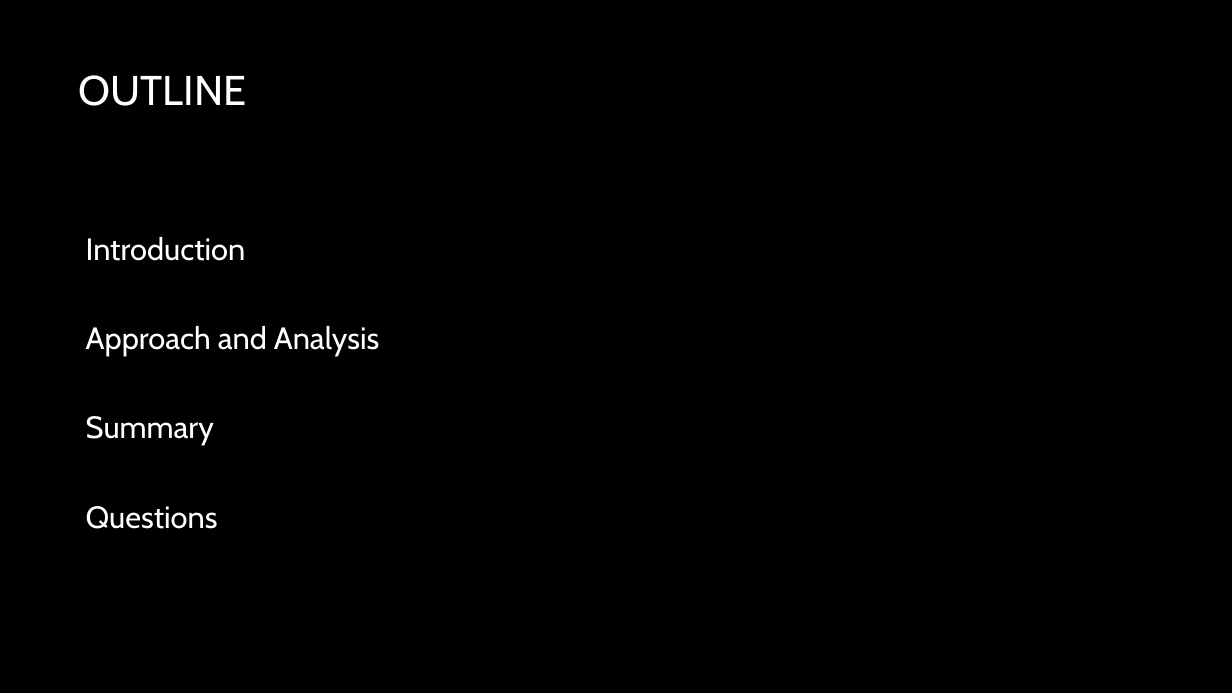
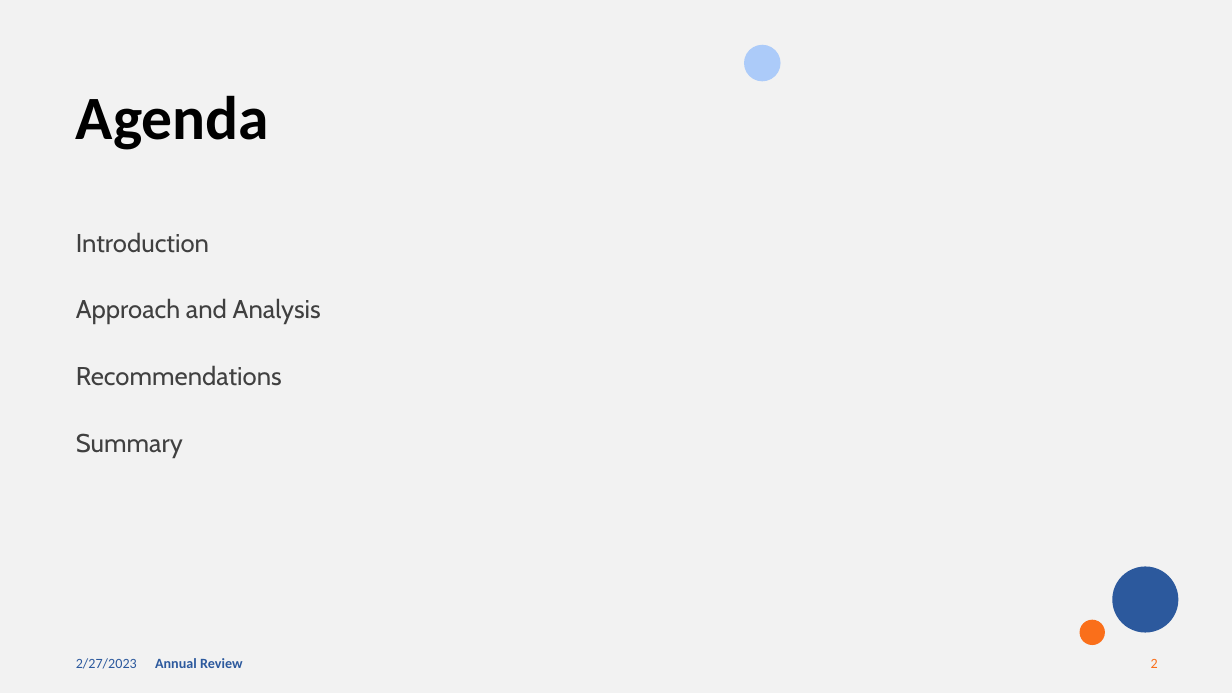
Before and after one commit to zhangjunzhe8868/Kaggle-FraudDetection, a slide deck: slide 2 of reports/Data Challenge – Fraud detection.pptx. Drawn at 1232x693 pixels with LibreOffice and Linux fonts; fonts in the diff are those of the drawing; background and template pictures are left out. Boxes give left, top, right and bottom in pixels: in the first picture for what was removed or moved away, otherwise in the second. Text is boxed around its words. In the diff, an @@ line names an element or a change of style, - is before the commit and + after.

```diff
--- a/reports/Data Challenge – Fraud detection.pptx
+++ b/reports/Data Challenge – Fraud detection.pptx
@@ background picture (left out) to #F2F2F2 @@
@@ ellipse added at [744, 44, 781, 81], fill #ACCBF9 @@
@@ title removed at [79, 75, 247, 106] @@
-OUTLINE
@@ title added at [76, 95, 269, 150], 48 pt, text #000000, bold @@
+Agenda
@@ text "Introduction": place and size @@
-text "Introduction" at [86, 237, 379, 529]
+text "Introduction" at [76, 232, 321, 458]
@@ text "Introduction" at [76, 232, 321, 458]: vertical alignment middle to top @@
@@ text at [76, 232, 321, 458]: size 24 to 20 pt, text colour #FFFFFF to #404040 in "Introduction", "Approach and Analysis", "Summary"; line spacing 1 to 1.5; more space between paragraphs @@
@@ text at [76, 365, 282, 386]: paragraph added @@
+Recommendations
@@ text at [86, 506, 218, 529]: paragraph removed @@
-Questions
@@ ellipse added at [1113, 567, 1179, 633], fill #2C599D @@
@@ ellipse added at [1080, 620, 1104, 645], fill #FA6F1A @@
@@ text added at [76, 658, 137, 669], 11 pt, text #2C599D @@
+2/27/2023
@@ text added at [155, 658, 243, 668], 11 pt, text #2C599D, bold @@
+Annual Review
@@ page number added at [1151, 659, 1158, 668], 11 pt, text #FA6F1A @@
+2
```
Also in this commit, not shown: 5 other slides changed, 3 slides added, 6 slides removed, 2 other files.
